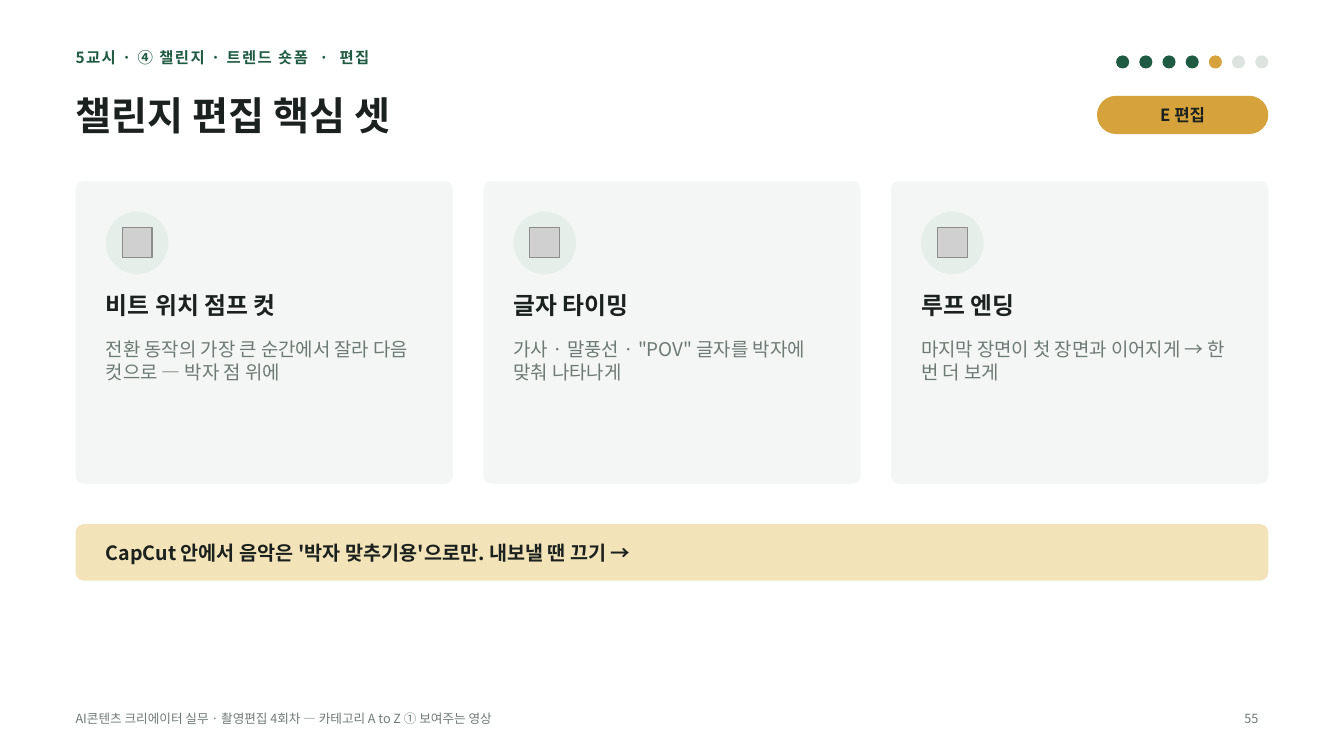
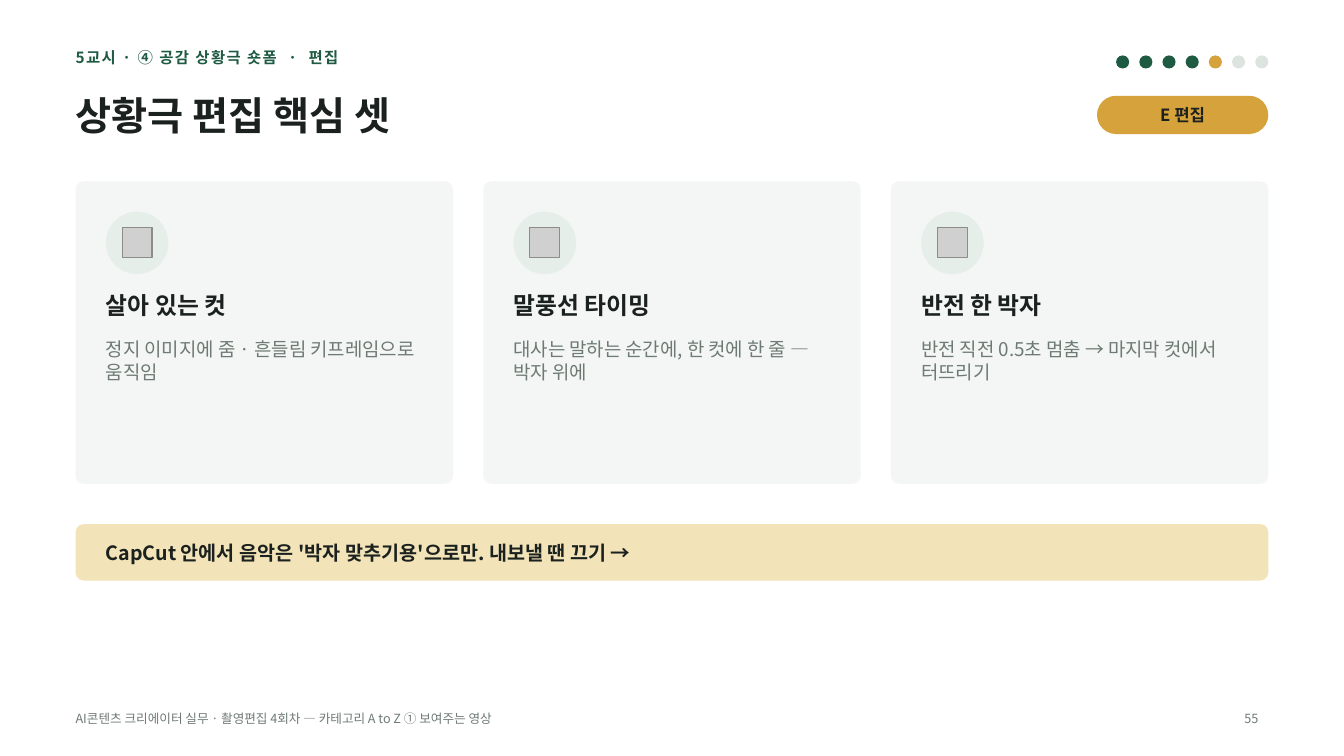
Before and after one commit to yujida/MARUBIT, a slide deck: slide 55 of lectures/04/4회차_카테고리AtoZ_보여주는영상_슬라이드.pptx. Drawn at 1344x756 pixels with LibreOffice and Linux fonts; fonts in the diff are those of the drawing; grey boxes stand for pictures. Boxes give left, top, right and bottom in pixels: in the first picture for what was removed or moved away, otherwise in the second. Text is boxed around its words. In the diff, an @@ line names an element or a change of style, - is before the commit and + after.

```diff
--- a/lectures/04/4회차_카테고리AtoZ_보여주는영상_슬라이드.pptx
+++ b/lectures/04/4회차_카테고리AtoZ_보여주는영상_슬라이드.pptx
@@ text at [76, 50, 339, 65]: text changed @@
-5교시 · ④ 챌린지 · 트렌드 숏폼 · 편집
+5교시 · ④ 공감 상황극 숏폼 · 편집
@@ title at [76, 97, 390, 134]: text changed @@
-챌린지 편집 핵심 셋
+상황극 편집 핵심 셋
@@ text at [106, 294, 226, 316]: text changed @@
-비트 위치 점프 컷
+살아 있는 컷
@@ text at [514, 294, 651, 316]: text changed @@
-글자 타이밍
+말풍선 타이밍
@@ text at [921, 294, 1042, 316]: text changed @@
-루프 엔딩
+반전 한 박자
@@ text at [106, 340, 415, 381]: text changed @@
-전환 동작의 가장 큰 순간에서 잘라 다음 컷으로 — 박자 점 위에
+정지 이미지에 줌 · 흔들림 키프레임으로 움직임
@@ text at [514, 340, 786, 381]: text changed @@
-가사 · 말풍선 · "POV" 글자를 박자에 맞춰 나타나게
+대사는 말하는 순간에, 한 컷에 한 줄 — 박자 위에
@@ text at [921, 340, 1216, 381]: text changed @@
-마지막 장면이 첫 장면과 이어지게 → 한 번 더 보게
+반전 직전 0.5초 멈춤 → 마지막 컷에서 터뜨리기
```
Also in this commit, not shown: 23 other slides changed, 4 other files.
